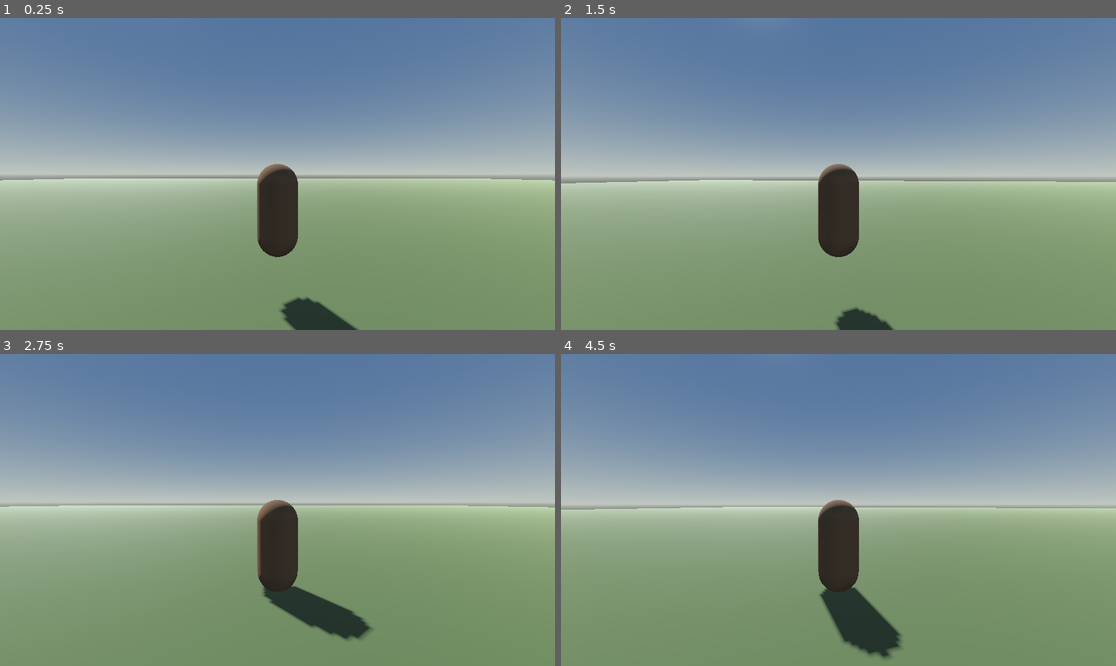
Above: before the commit, frames 1-4 (two rows, left to right).
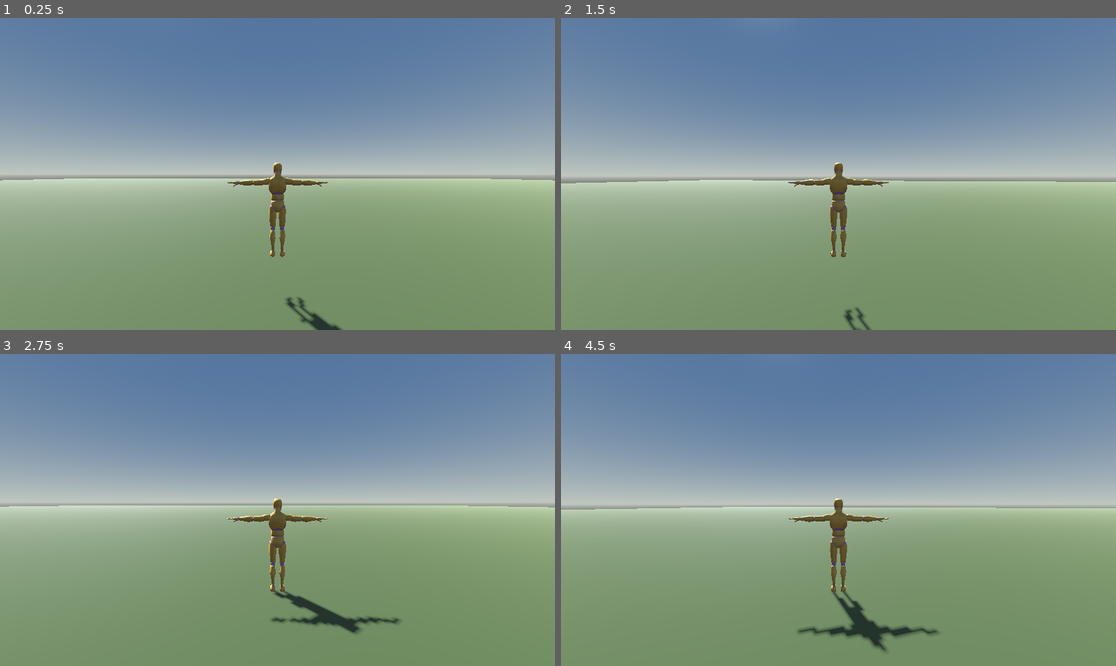
Above: after the commit, the same moments.

Repository: mertvergili-blip/vikingr-godot-game
Game: Godot game, scene res://scenes/main.tscn
Two runs of this game, one before a commit and one after it. Both use one fixed random seed, a clock stepped at 60 frames per second and the inputs below.
Inputs (mouse positions are in pixels of both pictures, inside the frame that each line leads up to):
- Up to frame 1 (0.25 s): no input
- Up to frame 2 (1.5 s): move the mouse to (866, 174) at 0.52 s; hold W (move_forward) from 0.53 s (still down); tap Space (jump) at 0.77 s; move the mouse to (810, 174) at 1.27 s
- Up to frame 3 (2.75 s): keep holding W (move_forward); tap Space (jump) at 1.52 s; move the mouse to (288, 503) at 2.02 s
- Up to frame 4 (4.5 s): keep holding W (move_forward); move the mouse to (832, 516) at 2.77 s; tap Space (jump) at 3.02, 3.77 s; move the mouse to (877, 513) at 3.52 s; move the mouse to (794, 506) at 4.27 s

The runs differ from the first frame. In frame 1, 2.9% of the frame differs, in the area x 40-65%, y 46-100%; in frame 2, 2.6%; in frame 3, 3.4%; in frame 4, 3.7%, in the area x 40-69%, y 46-98%.

Commit message:
Replace placeholder capsule with animated CC0 character model
Swaps the player's capsule "sausage" mesh for Quaternius's Universal
Animation Library (CC0), a rigged humanoid with 43 animations. The
controller now drives Idle/Walk/Jump loops based on movement state via
a recursive AnimationPlayer lookup, so it works regardless of the
glTF's internal node layout.

Also vendors the find-skills meta-skill (vercel-labs/skills) so future
sessions on this repo can discover installable skills.

Diff:
--- a/scenes/player.tscn
+++ b/scenes/player.tscn
@@ -1,17 +1,11 @@
-[gd_scene load_steps=5 format=3]
+[gd_scene load_steps=4 format=3]
 
 [ext_resource type="Script" path="res://scripts/player.gd" id="1"]
+[ext_resource type="PackedScene" path="res://assets/characters/UAL1_Standard.glb" id="2"]
 
 [sub_resource type="CapsuleShape3D" id="CapsuleShape3D_1"]
 radius = 0.4
 height = 1.8
-
-[sub_resource type="CapsuleMesh" id="CapsuleMesh_1"]
-radius = 0.4
-height = 1.8
-
-[sub_resource type="StandardMaterial3D" id="StandardMaterial3D_1"]
-albedo_color = Color(0.45, 0.3, 0.18, 1)
 
 [node name="Player" type="CharacterBody3D"]
 script = ExtResource("1")
@@ -20,10 +14,7 @@
 position = Vector3(0, 0.9, 0)
 shape = SubResource("CapsuleShape3D_1")
 
-[node name="MeshInstance3D" type="MeshInstance3D" parent="."]
-position = Vector3(0, 0.9, 0)
-mesh = SubResource("CapsuleMesh_1")
-surface_material_override/0 = SubResource("StandardMaterial3D_1")
+[node name="Model" parent="." instance=ExtResource("2")]
 
 [node name="CameraPivot" type="Node3D" parent="."]
 position = Vector3(0, 1.6, 0)
--- a/scripts/player.gd
+++ b/scripts/player.gd
@@ -12,10 +12,21 @@
 var gravity: float = ProjectSettings.get_setting("physics/3d/default_gravity")
 
 @onready var camera_pivot: Node3D = $CameraPivot
+@onready var anim_player: AnimationPlayer = find_child("AnimationPlayer", true, false)
+
+var _current_anim: String = ""
 
 
 func _ready() -> void:
 	Input.mouse_mode = Input.MOUSE_MODE_CAPTURED
+
+
+func _play(anim_name: String) -> void:
+	if anim_player == null or _current_anim == anim_name:
+		return
+	if anim_player.has_animation(anim_name):
+		anim_player.play(anim_name)
+		_current_anim = anim_name
 
 
 func _unhandled_input(event: InputEvent) -> void:
@@ -53,3 +64,14 @@
 		velocity.z = move_toward(velocity.z, 0, walk_speed)
 
 	move_and_slide()
+
+	_update_animation()
+
+
+func _update_animation() -> void:
+	if not is_on_floor():
+		_play("Jump_Loop")
+	elif Vector2(velocity.x, velocity.z).length() > 0.5:
+		_play("Walk_Loop")
+	else:
+		_play("Idle_Loop")
--- /dev/null
+++ b/skills-lock.json
@@ -0,0 +1,11 @@
+{
+  "version": 1,
+  "skills": {
+    "find-skills": {
+      "source": "vercel-labs/skills",
+      "sourceType": "github",
+      "skillPath": "skills/find-skills/SKILL.md",
+      "computedHash": "1c27b1774a4ec17ad4556a72e3c0168beab3af0183b2c1b8aa9e320af3ff41ce"
+    }
+  }
+}
Binary file added: assets/characters/UAL1_Standard.glb
Not shown, added: assets/characters/UAL1_Standard_LICENSE.txt
Not shown, added: .agents/skills/find-skills/SKILL.md
Not shown, added: .claude/skills/find-skills
Not shown, changed: .gitignore
